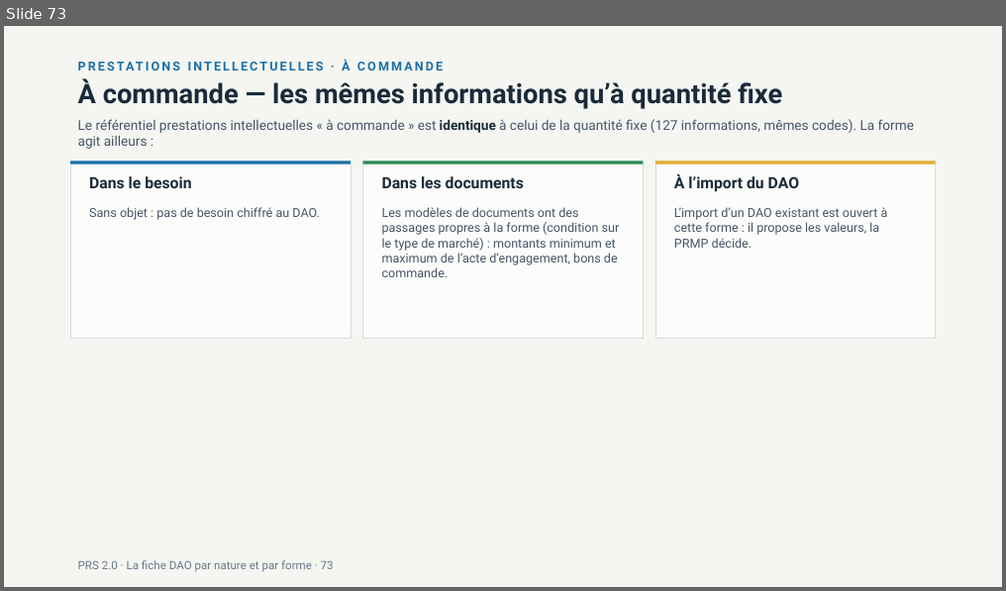
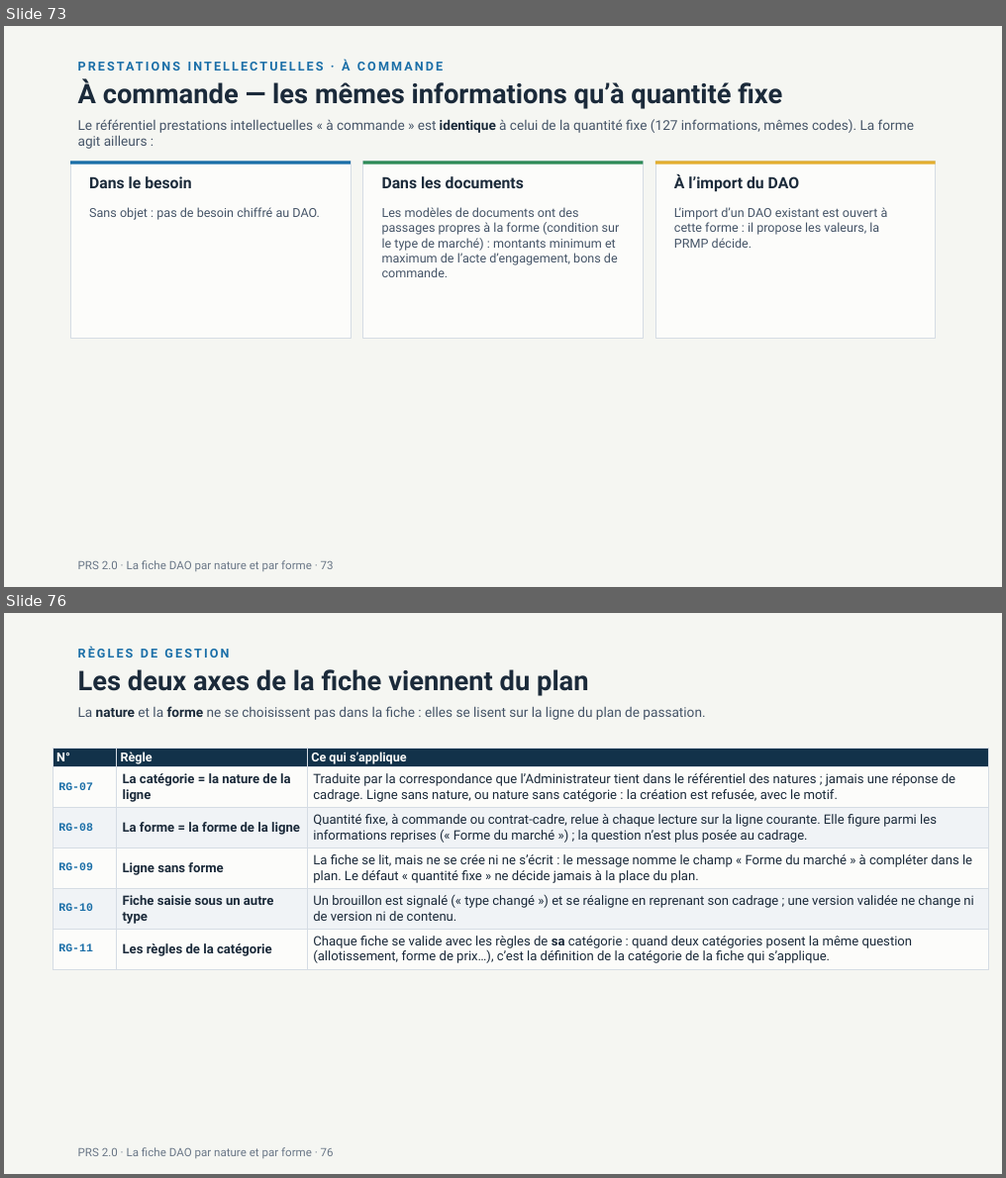
Before and after one commit to lralaitsilanihasy-create/PRS2.0-frontend, a slide deck: docs/documentation/PRS2-fiche-dao-nature-forme-2026-10-07.pptx. Shown one above the other, each under a label of ours: slide 73 before the commit, slides 73 and 76 after it; the slides between them are not shown. The pictures are 1006x591 and 1006x1178 pixels, drawn with LibreOffice and Linux fonts; fonts in the diff are those of the drawing. Boxes give left, top, right and bottom in pixels: in the first picture for what was removed or moved away, otherwise in the second. Text is boxed around its words. In the diff, an @@ line names an element or a change of style, - is before the commit and + after.

```diff
--- a/docs/documentation/PRS2-fiche-dao-nature-forme-2026-10-07.pptx
+++ b/docs/documentation/PRS2-fiche-dao-nature-forme-2026-10-07.pptx
@@ slide 76 added at [4, 613, 1002, 1174], background #F5F6F2 @@
@@ text added at [78, 646, 229, 658], 12 pt, text #1B6FA8, bold @@
+RÈGLES DE GESTION
@@ text added at [78, 669, 589, 696], 26 pt, text #1B2A3A, bold @@
+Les deux axes de la fiche viennent du plan
@@ text added at [78, 706, 705, 720], 13 pt, text #465568 @@
+La nature et la forme ne se choisissent pas dans la fiche : elles se lisent sur la ligne du plan de passation.
@@ table added at [53, 749, 988, 967], 6 rows, 3 columns @@
+N° | Règle | Ce qui s’applique
+RG-07 | La catégorie = la nature de la ligne | Traduite par la correspondance que l’Administrateur tient dans le référentiel des natures ; jamais une réponse de cadrage. Ligne sans nature, ou nature sans catégorie : la création est refusée, avec le motif.
+RG-08 | La forme = la forme de la ligne | Quantité fixe, à commande ou contrat-cadre, relue à chaque lecture sur la ligne courante. Elle figure parmi les informations reprises (« Forme du marché ») ; la question n’est plus posée au cadrage.
+RG-09 | Ligne sans forme | La fiche se lit, mais ne se crée ni ne s’écrit : le message nomme le champ « Forme du marché » à compléter dans le plan. Le défaut « quantité fixe » ne décide jamais à la place du plan.
+RG-10 | Fiche saisie sous un autre type | Un brouillon est signalé (« type changé ») et se réaligne en reprenant son cadrage ; une version validée ne change ni de version ni de contenu.
+RG-11 | Les règles de la catégorie | Chaque fiche se valide avec les règles de sa catégorie : quand deux catégories posent la même question (allotissement, forme de prix…), c’est la définition de la catégorie de la fiche qui s’applique.
@@ text added at [78, 1148, 334, 1158], 11 pt, text #6A7787 @@
+PRS 2.0 · La fiche DAO par nature et par forme · 76
```
Also in this commit, not shown: 3 slides changed, 9 other slides added.
